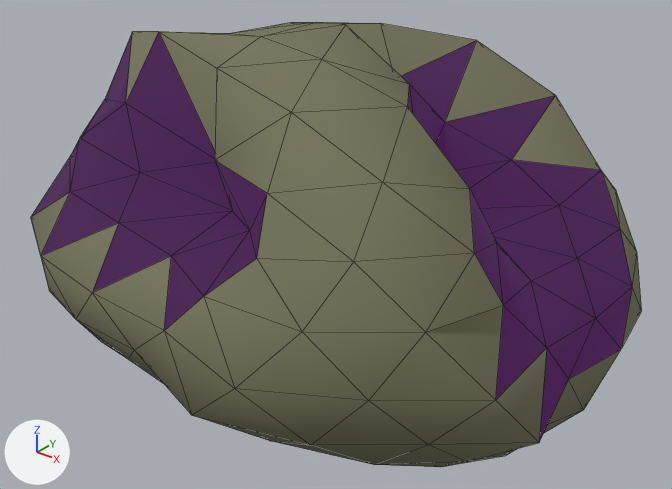
The glTF model assets/asteroids/asteroid_sml_21.glb, before and after one commit.
Both versions are drawn from a camera (50 mm lens) standing at (1.89, -2.42, 1.44) and looking at (-0.03, -0.01, -0.05). The lights are fixed; the arrows at lower left show +X, +Y and +Z. The older version comes first. Mesh edges are drawn as thin lines.

In view in the first picture: 'asteroid_sml_21'.
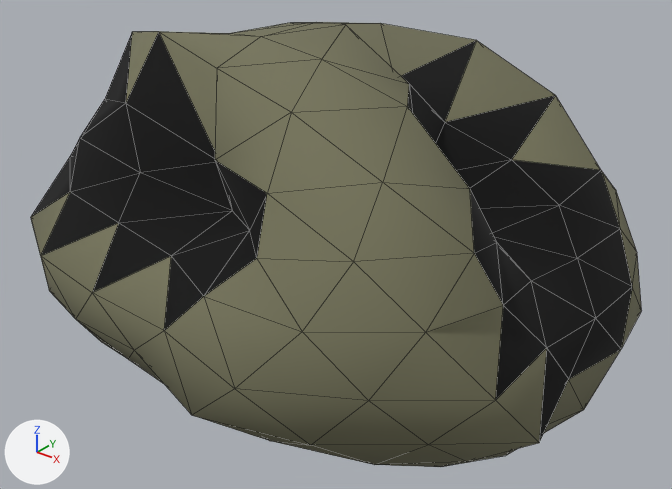
Boxes [x1, y1, x2, y2] around the edits, measured in the pictures (672 x 489 px):
'asteroid_sml_21', recoloured, surface changed (darker)
    both: [32, 31, 635, 444]

What the commit changed:
Material 'Crater_asteroid_sml_21' (mat_crater_asteroid_sml_21) changes colour from black #271927 to black #000000; in linear values from (0.02, 0.01, 0.02) to (0.0, 0.0, 0.0).
In material 'Crater_asteroid_sml_21' (mat_crater_asteroid_sml_21), emission_color is no longer (0.042, 0.0, 0.063), dark purple #3a0047.
In material 'Crater_asteroid_sml_21' (mat_crater_asteroid_sml_21), emission_strength is no longer 1.0.
